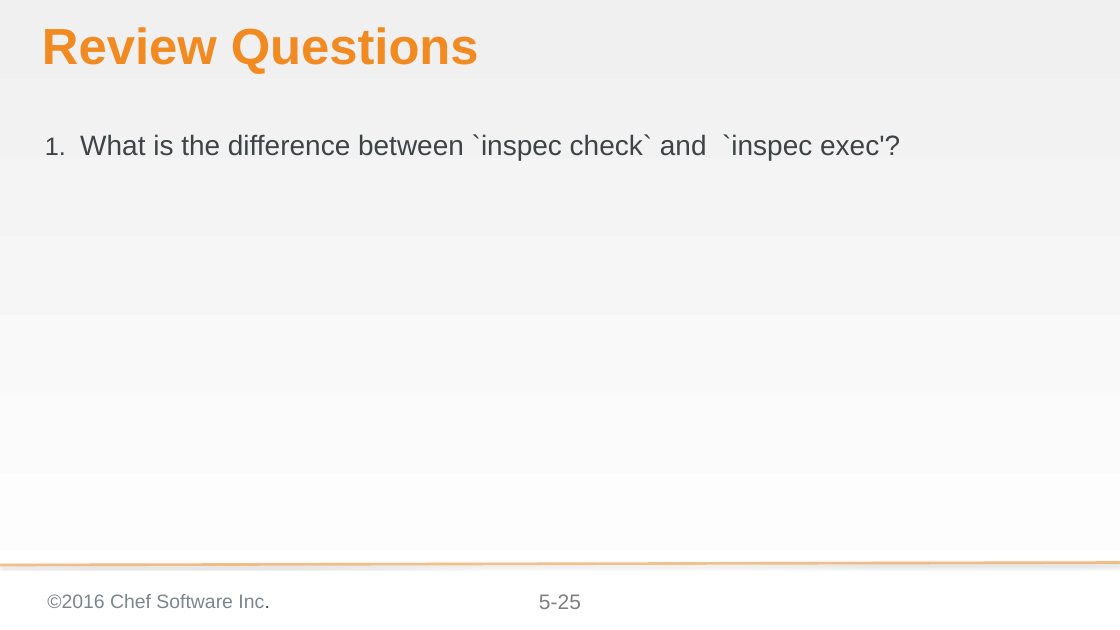
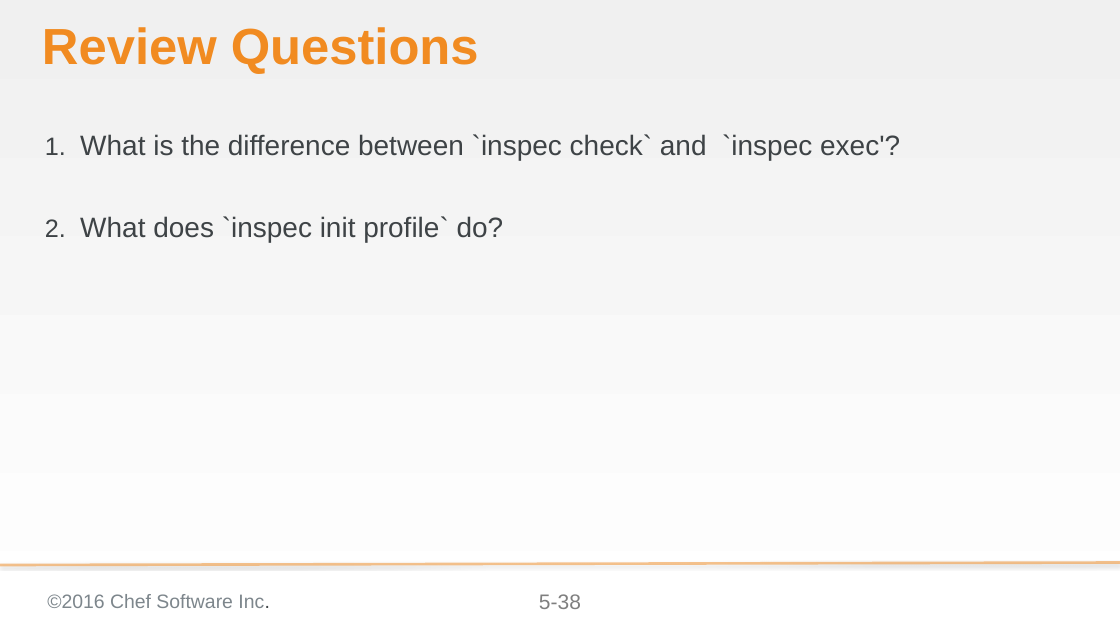
Before and after one commit to bchamby/chef-compliance-installation-configuration-operation, a slide deck: slide 38 of 05-creating-custom-profiles.pptx (slide 25 before the commit). Drawn at 1120x630 pixels with LibreOffice and Linux fonts; fonts in the diff are those of the drawing; background and template pictures are left out. Boxes give left, top, right and bottom in pixels: in the first picture for what was removed or moved away, otherwise in the second. Text is boxed around its words. In the diff, an @@ line names an element or a change of style, - is before the commit and + after.

Commit message:
Rewrote 05-creating-custom-profiles to support inspec 0.14.7. on target nodes

```diff
--- a/05-creating-custom-profiles.pptx
+++ b/05-creating-custom-profiles.pptx
@@ text at (80,216,504,242): paragraph added @@
+2. What does `inspec init profile` do?
@@ page number at (539,594,581,609): text changed @@
-5-25
+5-38
```
Also in this commit, not shown: 2 other slides changed, 13 slides added.
